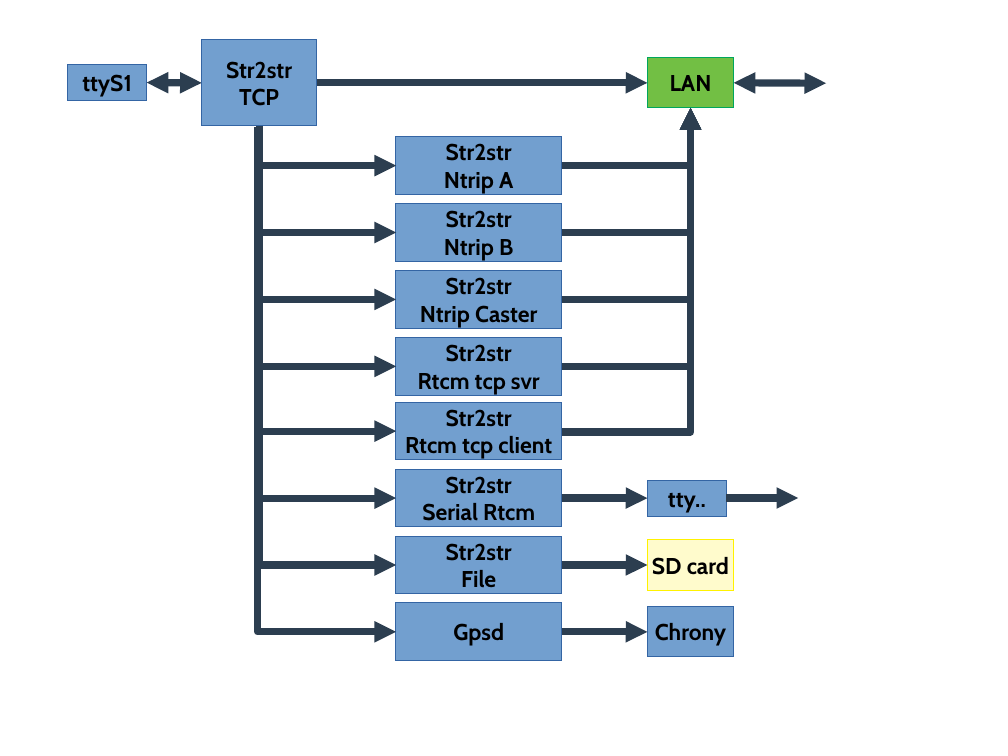
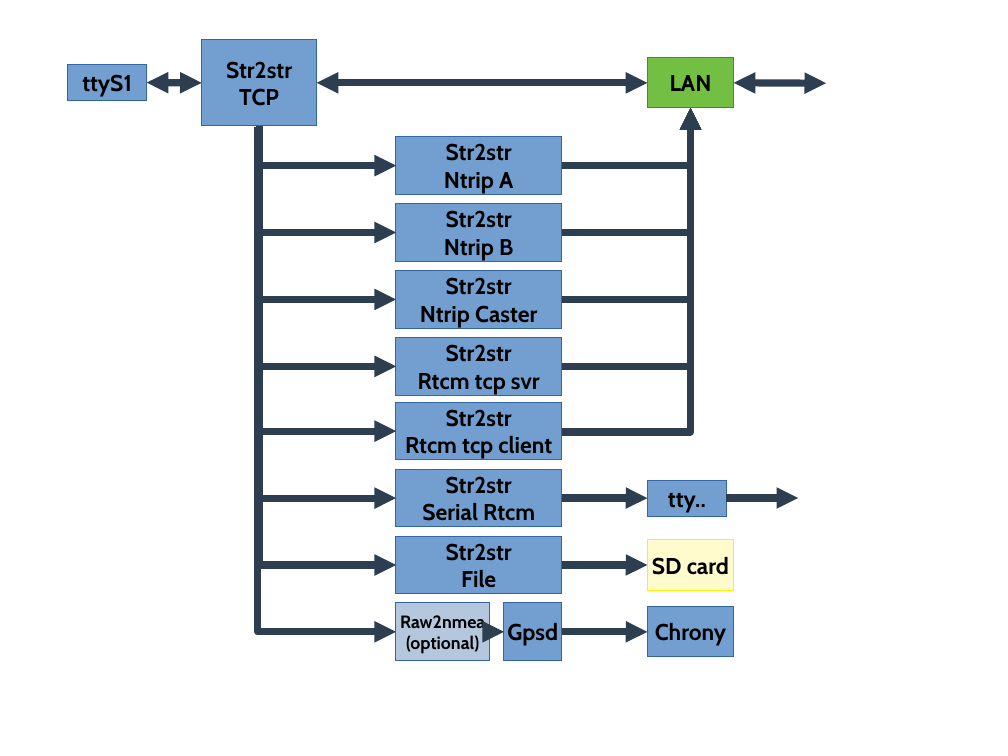
Before and after one commit to Stefal/rtkbase, a slide deck: slide 1 of images/internal_synoptic.odp. Drawn at 1008x756 pixels with LibreOffice and Linux fonts; fonts in the diff are those of the drawing. Boxes give left, top, right and bottom in pixels: in the first picture for what was removed or moved away, otherwise in the second. Text is boxed around its words. In the diff, an @@ line names an element or a change of style, - is before the commit and + after.

```diff
--- a/images/internal_synoptic.odp
+++ b/images/internal_synoptic.odp
@@ elbow arrow moved from (316, 83) - (648, 83) to (648, 83) - (316, 83) @@
@@ elbow arrow (648, 83) - (316, 83): elbow arrow to elbow double arrow @@
@@ rectangle added at (396,603,489,660), fill #B4C7DC, outline #3465A4 0 pt, 14 pt, text #000000, bold @@
+Raw2nmea
+(optional)
@@ rectangle "Gpsd": place and size @@
-rectangle "Gpsd" at (396,603,562,660)
+rectangle "Gpsd" at (504,603,562,660)
@@ arrow added from (489, 632) to (504, 632), #2C3E50 5.67 pt @@
```
Also in this commit, not shown: 2 other files.
